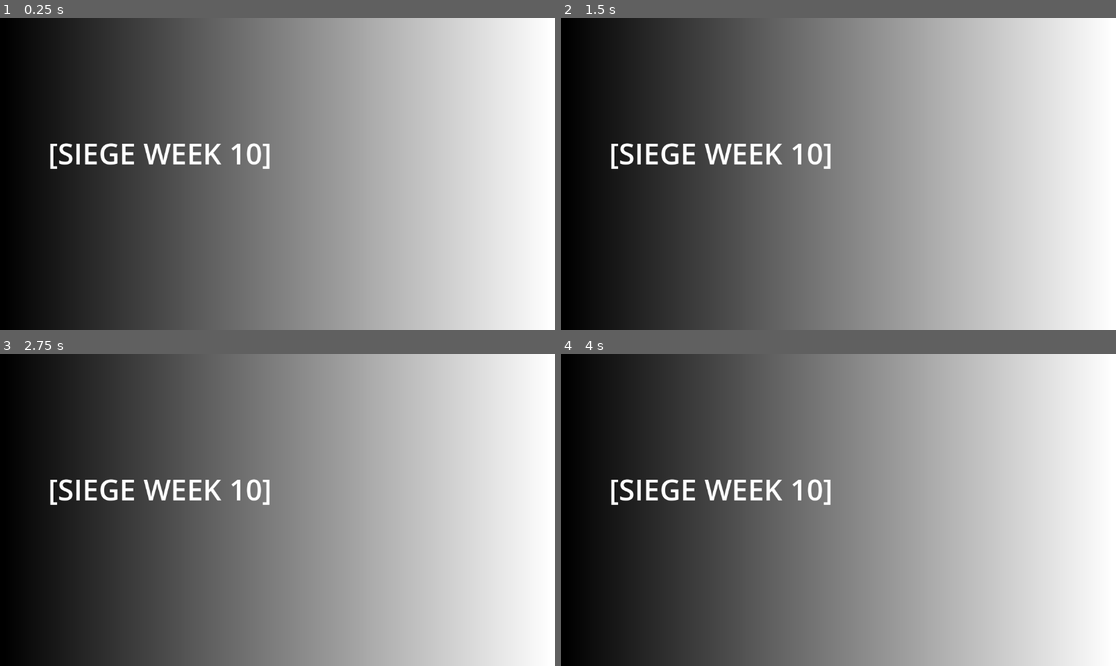
Above: before the commit, frames 1-4 (two rows, left to right).
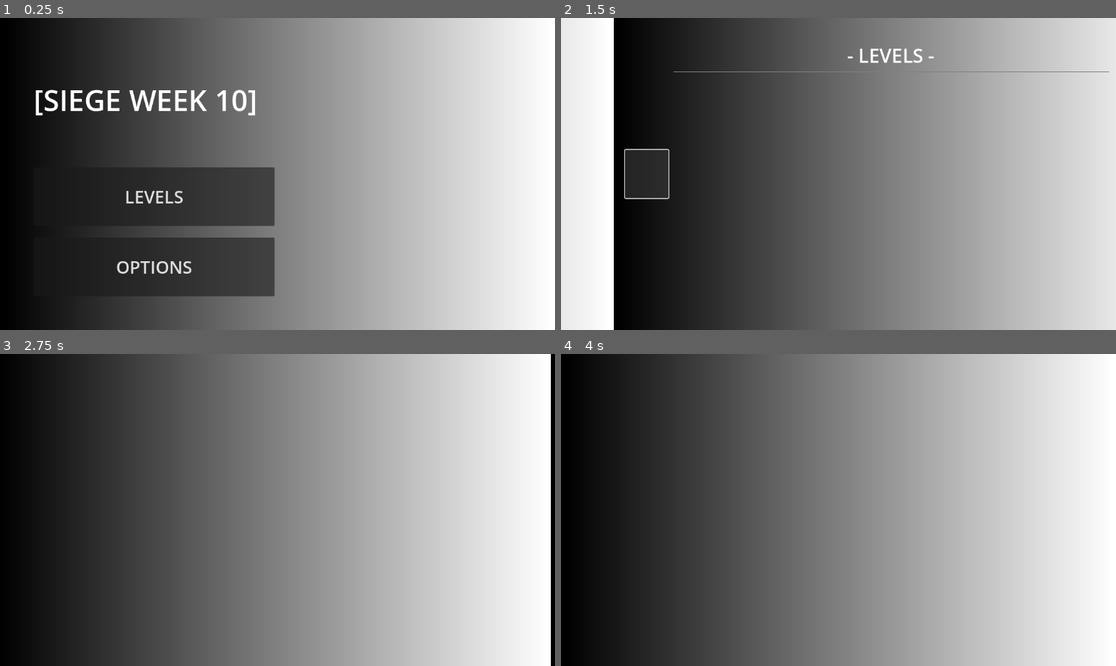
Above: after the commit, the same moments.

Repository: appellatebaton0/siege-10
Game: Godot game, scene res://scenes/main.tscn
Same seed, same stepped clock (60 frames per second), same inputs: the game is played once before the commit and once after it.
Inputs (mouse positions are in pixels of both pictures, inside the frame that each line leads up to):
- Up to frame 1 (0.25 s): no input
- Up to frame 2 (1.5 s): click (716, 195) at 0.5 s, where only the run after the commit has a clickable "LEVELS"; click (599, 174) at 1.27 s
- Up to frame 3 (2.75 s): click (138, 603) at 2 s, where only the run after the commit has a clickable "OPTIONS"
- Up to frame 4 (4 s): hold D (Right) 2.78-3.53 s; hold S (Down) from 3.53 s (still down)

The runs differ from the first frame. In frame 1, 11% of the frame differs, in the area x 6-50%, y 22-90%; in frame 2, 46%, in the area x 0-100%, y 0-100%; in frame 3, 1.9%; in frame 4, 1.2%.

Commit message:
v0.11 - Levels Layout & Animation
Got a Levels pane laid out, and an Options pane existing, and made the animations between them function.

Diff:
--- a/scenes/main.tscn
+++ b/scenes/main.tscn
@@ -7,6 +7,7 @@
 [ext_resource type="Script" uid="uid://bcur1r1rn5dfb" path="res://scripts/conditions/not.gd" id="5_o6xl0"]
 [ext_resource type="PackedScene" uid="uid://ec2ymhm77gj4" path="res://scenes/reactors/wall.tscn" id="5_tefeu"]
 [ext_resource type="Script" uid="uid://7b3fx46xyn03" path="res://scripts/conditions/actor.gd" id="6_o6xl0"]
+[ext_resource type="Script" uid="uid://c6mtkpju5wrlc" path="res://scripts/animation_button.gd" id="8_tipki"]
 
 [sub_resource type="ProceduralSkyMaterial" id="ProceduralSkyMaterial_sugp2"]
 
@@ -21,6 +22,171 @@
 
 [sub_resource type="GradientTexture2D" id="GradientTexture2D_tipki"]
 gradient = SubResource("Gradient_o6xl0")
+
+[sub_resource type="Gradient" id="Gradient_tipki"]
+
+[sub_resource type="GradientTexture2D" id="GradientTexture2D_85g3d"]
+gradient = SubResource("Gradient_tipki")
+
+[sub_resource type="Animation" id="Animation_tipki"]
+resource_name = "start_to_levels"
+length = 0.7
+tracks/0/type = "value"
+tracks/0/imported = false
+tracks/0/enabled = true
+tracks/0/path = NodePath("StartScreen:position")
+tracks/0/interp = 2
+tracks/0/loop_wrap = true
+tracks/0/keys = {
+"times": PackedFloat32Array(0, 0.7),
+"transitions": PackedFloat32Array(1, 1),
+"update": 0,
+"values": [Vector2(0, 0), Vector2(-1152, 0)]
+}
+tracks/1/type = "value"
+tracks/1/imported = false
+tracks/1/enabled = true
+tracks/1/path = NodePath("Level:position")
+tracks/1/interp = 2
+tracks/1/loop_wrap = true
+tracks/1/keys = {
+"times": PackedFloat32Array(0, 0.7),
+"transitions": PackedFloat32Array(1, 1),
+"update": 0,
+"values": [Vector2(1152, 0), Vector2(0, 0)]
+}
+
+[sub_resource type="Animation" id="Animation_85g3d"]
+length = 0.001
+tracks/0/type = "value"
+tracks/0/imported = false
+tracks/0/enabled = true
+tracks/0/path = NodePath("StartScreen:position")
+tracks/0/interp = 1
+tracks/0/loop_wrap = true
+tracks/0/keys = {
+"times": PackedFloat32Array(0),
+"transitions": PackedFloat32Array(1),
+"update": 0,
+"values": [Vector2(0, 0)]
+}
+tracks/1/type = "value"
+tracks/1/imported = false
+tracks/1/enabled = true
+tracks/1/path = NodePath("Level:position")
+tracks/1/interp = 1
+tracks/1/loop_wrap = true
+tracks/1/keys = {
+"times": PackedFloat32Array(0),
+"transitions": PackedFloat32Array(1),
+"update": 0,
+"values": [Vector2(1152, 0)]
+}
+tracks/2/type = "value"
+tracks/2/imported = false
+tracks/2/enabled = true
+tracks/2/path = NodePath("Options:position")
+tracks/2/interp = 1
+tracks/2/loop_wrap = true
+tracks/2/keys = {
+"times": PackedFloat32Array(0),
+"transitions": PackedFloat32Array(1),
+"update": 0,
+"values": [Vector2(-1152, 0)]
+}
+
+[sub_resource type="Animation" id="Animation_choun"]
+resource_name = "levels_to_start"
+length = 0.7
+tracks/0/type = "value"
+tracks/0/imported = false
+tracks/0/enabled = true
+tracks/0/path = NodePath("Level:position")
+tracks/0/interp = 2
+tracks/0/loop_wrap = true
+tracks/0/keys = {
+"times": PackedFloat32Array(0, 0.7),
+"transitions": PackedFloat32Array(1, 1),
+"update": 0,
+"values": [Vector2(0, 0), Vector2(1152, 0)]
+}
+tracks/1/type = "value"
+tracks/1/imported = false
+tracks/1/enabled = true
+tracks/1/path = NodePath("StartScreen:position")
+tracks/1/interp = 2
+tracks/1/loop_wrap = true
+tracks/1/keys = {
+"times": PackedFloat32Array(0, 0.7),
+"transitions": PackedFloat32Array(1, 1),
+"update": 0,
+"values": [Vector2(-1152, 0), Vector2(0, 0)]
+}
+
+[sub_resource type="Animation" id="Animation_ya4ey"]
+resource_name = "start_to_options"
+length = 0.7
+tracks/0/type = "value"
+tracks/0/imported = false
+tracks/0/enabled = true
+tracks/0/path = NodePath("Options:position")
+tracks/0/interp = 2
+tracks/0/loop_wrap = true
+tracks/0/keys = {
+"times": PackedFloat32Array(0, 0.7),
+"transitions": PackedFloat32Array(1, 1),
+"update": 0,
+"values": [Vector2(-1152, 0), Vector2(0, 0)]
+}
+tracks/1/type = "value"
+tracks/1/imported = false
+tracks/1/enabled = true
+tracks/1/path = NodePath("StartScreen:position")
+tracks/1/interp = 2
+tracks/1/loop_wrap = true
+tracks/1/keys = {
+"times": PackedFloat32Array(0, 0.7),
+"transitions": PackedFloat32Array(1, 1),
+"update": 0,
+"values": [Vector2(0, 0), Vector2(1152, 0)]
+}
+
+[sub_resource type="Animation" id="Animation_eb6dy"]
+resource_name = "options_to_start"
+length = 0.7
+tracks/0/type = "value"
+tracks/0/imported = false
+tracks/0/enabled = true
+tracks/0/path = NodePath("Options:position")
+tracks/0/interp = 2
+tracks/0/loop_wrap = true
+tracks/0/keys = {
+"times": PackedFloat32Array(0, 0.7),
+"transitions": PackedFloat32Array(1, 1),
+"update": 0,
+"values": [Vector2(0, 0), Vector2(-1152, 0)]
+}
+tracks/1/type = "value"
+tracks/1/imported = false
+tracks/1/enabled = true
+tracks/1/path = NodePath("StartScreen:position")
+tracks/1/interp = 2
+tracks/1/loop_wrap = true
+tracks/1/keys = {
+"times": PackedFloat32Array(0, 0.7),
+"transitions": PackedFloat32Array(1, 1),
+"update": 0,
+"values": [Vector2(1152, 0), Vector2(0, 0)]
+}
+
+[sub_resource type="AnimationLibrary" id="AnimationLibrary_85g3d"]
+_data = {
+&"RESET": SubResource("Animation_85g3d"),
+&"levels_to_start": SubResource("Animation_choun"),
+&"options_to_start": SubResource("Animation_eb6dy"),
+&"start_to_levels": SubResource("Animation_tipki"),
+&"start_to_options": SubResource("Animation_ya4ey")
+}
 
 [node name="Main" type="Node"]
 
@@ -98,21 +264,116 @@
 anchor_bottom = 1.0
 grow_horizontal = 2
 grow_vertical = 2
-theme_override_constants/margin_left = 100
-theme_override_constants/margin_top = 100
-theme_override_constants/margin_right = 100
-theme_override_constants/margin_bottom = 100
+theme_override_constants/margin_left = 70
+theme_override_constants/margin_top = 70
+theme_override_constants/margin_right = 70
+theme_override_constants/margin_bottom = 70
 
 [node name="VBoxContainer" type="VBoxContainer" parent="CanvasLayer/UI/StartScreen/MarginContainer"]
 layout_mode = 2
+theme_override_constants/separation = 40
 
 [node name="Label" type="Label" parent="CanvasLayer/UI/StartScreen/MarginContainer/VBoxContainer"]
-layout_mode = 2
-size_flags_vertical = 3
+custom_minimum_size = Vector2(0, 200)
+layout_mode = 2
+size_flags_vertical = 1
 theme_override_font_sizes/font_size = 60
 text = "[SIEGE WEEK 10]"
-vertical_alignment = 2
+vertical_alignment = 1
 
 [node name="VBoxContainer" type="VBoxContainer" parent="CanvasLayer/UI/StartScreen/MarginContainer/VBoxContainer"]
 layout_mode = 2
 size_flags_vertical = 3
+theme_override_constants/separation = 24
+
+[node name="Button" type="Button" parent="CanvasLayer/UI/StartScreen/MarginContainer/VBoxContainer/VBoxContainer"]
+custom_minimum_size = Vector2(500, 0)
+layout_mode = 2
+size_flags_horizontal = 0
+size_flags_vertical = 3
+theme_override_font_sizes/font_size = 36
+text = "LEVELS"
+script = ExtResource("8_tipki")
+animation_name = "start_to_levels"
+
+[node name="Button2" type="Button" parent="CanvasLayer/UI/StartScreen/MarginContainer/VBoxContainer/VBoxContainer"]
+custom_minimum_size = Vector2(500, 0)
+layout_mode = 2
+size_flags_horizontal = 0
+size_flags_vertical = 3
+theme_override_font_sizes/font_size = 36
+text = "OPTIONS"
+script = ExtResource("8_tipki")
+animation_name = "start_to_options"
+
+[node name="Level" type="TextureRect" parent="CanvasLayer/UI"]
+layout_mode = 1
+anchors_preset = 15
+anchor_right = 1.0
+anchor_bottom = 1.0
+offset_left = 1152.0
+offset_right = 1152.0
+grow_horizontal = 2
+grow_vertical = 2
+texture = SubResource("GradientTexture2D_85g3d")
+
+[node name="MarginContainer" type="MarginContainer" parent="CanvasLayer/UI/Level"]
+layout_mode = 1
+anchors_preset = 15
+anchor_right = 1.0
+anchor_bottom = 1.0
+grow_horizontal = 2
+grow_vertical = 2
+theme_override_constants/margin_left = 125
+theme_override_constants/margin_top = 50
+theme_override_constants/margin_right = 125
+theme_override_constants/margin_bottom = 50
+
+[node name="VBoxContainer" type="VBoxContainer" parent="CanvasLayer/UI/Level/MarginContainer"]
+layout_mode = 2
+
+[node name="Label" type="Label" parent="CanvasLayer/UI/Level/MarginContainer/VBoxContainer"]
+layout_mode = 2
+theme_override_font_sizes/font_size = 40
+text = "- LEVELS -"
+horizontal_alignment = 1
+
+[node name="HSeparator" type="HSeparator" parent="CanvasLayer/UI/Level/MarginContainer/VBoxContainer"]
+layout_mode = 2
+
+[node name="GridContainer" type="GridContainer" parent="CanvasLayer/UI/Level/MarginContainer/VBoxContainer"]
+layout_mode = 2
+size_flags_vertical = 3
+columns = 3
+
+[node name="Button" type="Button" parent="CanvasLayer/UI/Level"]
+custom_minimum_size = Vector2(90, 100)
+layout_mode = 1
+anchors_preset = 4
+anchor_top = 0.5
+anchor_bottom = 0.5
+offset_left = 24.0
+offset_top = -50.0
+offset_right = 114.0
+offset_bottom = 50.0
+grow_vertical = 2
+size_flags_horizontal = 0
+size_flags_vertical = 4
+script = ExtResource("8_tipki")
+animation_name = "levels_to_start"
+
+[node name="Options" type="TextureRect" parent="CanvasLayer/UI"]
+layout_mode = 1
+anchors_preset = 15
+anchor_right = 1.0
+anchor_bottom = 1.0
+offset_left = -1152.0
+offset_right = -1152.0
+grow_horizontal = 2
+grow_vertical = 2
+texture = SubResource("GradientTexture2D_85g3d")
+
+[node name="AnimationPlayer" type="AnimationPlayer" parent="CanvasLayer/UI"]
+libraries = {
+&"": SubResource("AnimationLibrary_85g3d")
+}
--- /dev/null
+++ b/scripts/animation_button.gd
@@ -0,0 +1,17 @@
+class_name AnimationButton extends Button
+
+@export var animation_name := ""
+
+@onready var anim := get_anim()
+func get_anim(with:Node = self, depth := 7) -> AnimationPlayer:
+
+	if depth == 0 or with == null: return null
+
+	if with is AnimationPlayer: return with
+
+	for child in with.get_children():
+		if child is AnimationPlayer: return child
+
+	return get_anim(with.get_parent(), depth - 1)
+
+func _pressed() -> void: anim.play(animation_name)
Not shown: 1 places in scenes/main.tscn that only renumber resources
Not shown, added: scripts/animation_button.gd.uid
